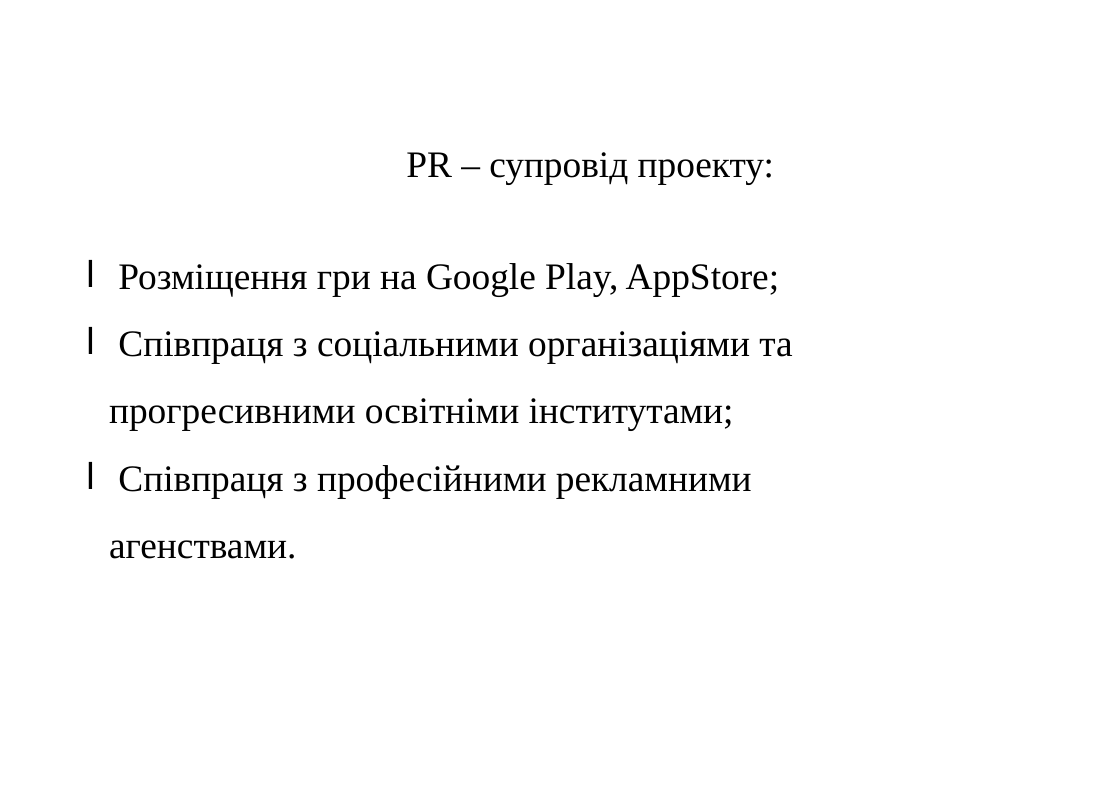
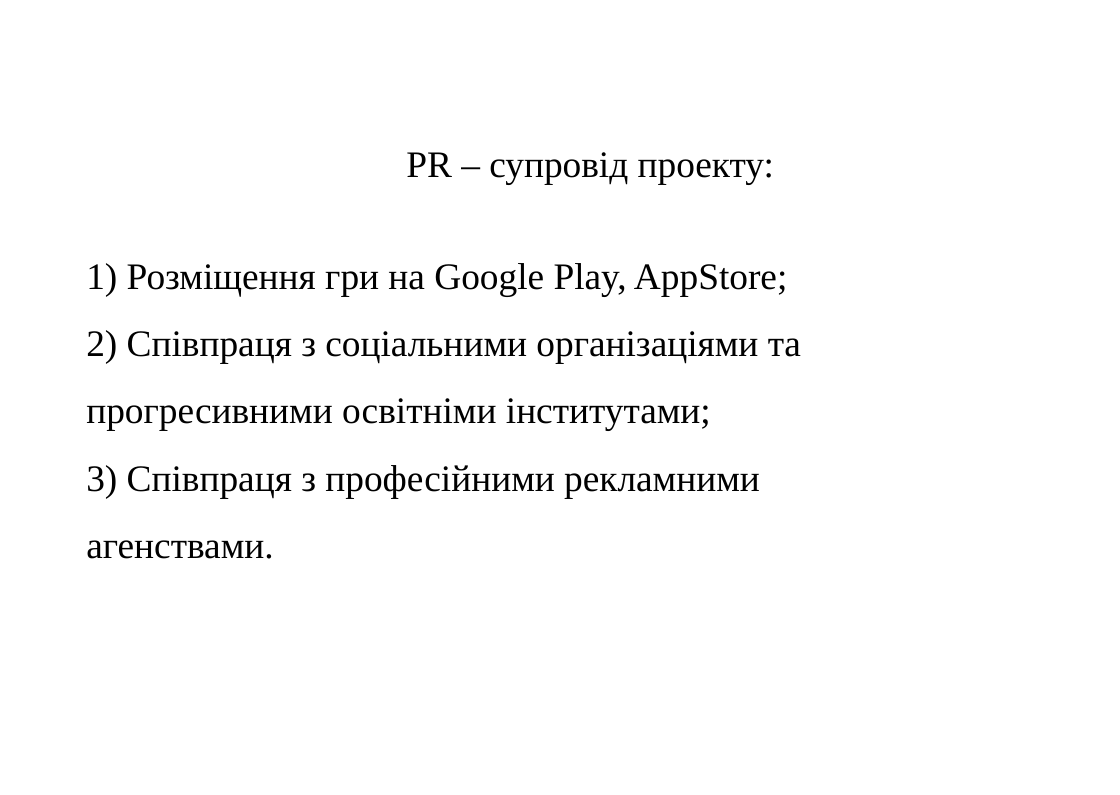
Before and after one commit to plekhotkindmytro/GarbageCollector, a slide deck: slide 5 of Garbage Collector Game.pptx. Drawn at 1120x795 pixels with LibreOffice and Linux fonts; fonts in the diff are those of the drawing; background and template pictures are left out. Boxes give left, top, right and bottom in pixels: in the first picture for what was removed or moved away, otherwise in the second. Text is boxed around its words. In the diff, an @@ line names an element or a change of style, - is before the commit and + after.

Commit message:
Update presentation

```diff
--- a/Garbage Collector Game.pptx
+++ b/Garbage Collector Game.pptx
@@ text at [86, 263, 801, 559]: text changed @@
-l Розміщення гри на Google Play, AppStore;
-l Співпраця з соціальними організаціями та прогресивними освітніми інститутами;
-l Співпраця з професійними рекламними агенствами.
+1) Розміщення гри на Google Play, AppStore;
+2) Співпраця з соціальними організаціями та прогресивними освітніми інститутами;
+3) Співпраця з професійними рекламними агенствами.
```
Also in this commit, not shown: 1 other slide changed, 1 other file.
